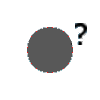
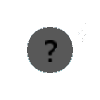
Revision of a layered w=100, h=100 image; what changed, layer by layer:
removed layer "Pasted Layer" over (75, 23, 87, 45)
painted on "Background" over (27, 27, 73, 73)
